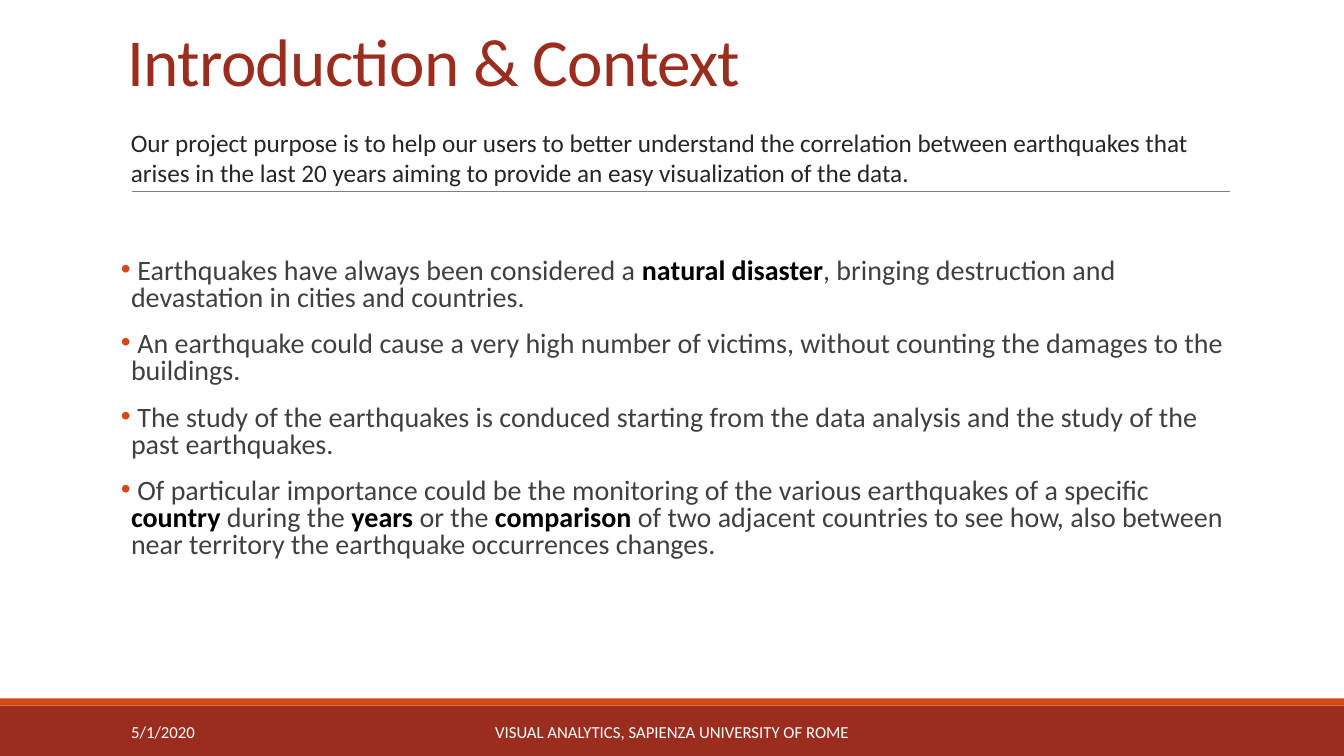
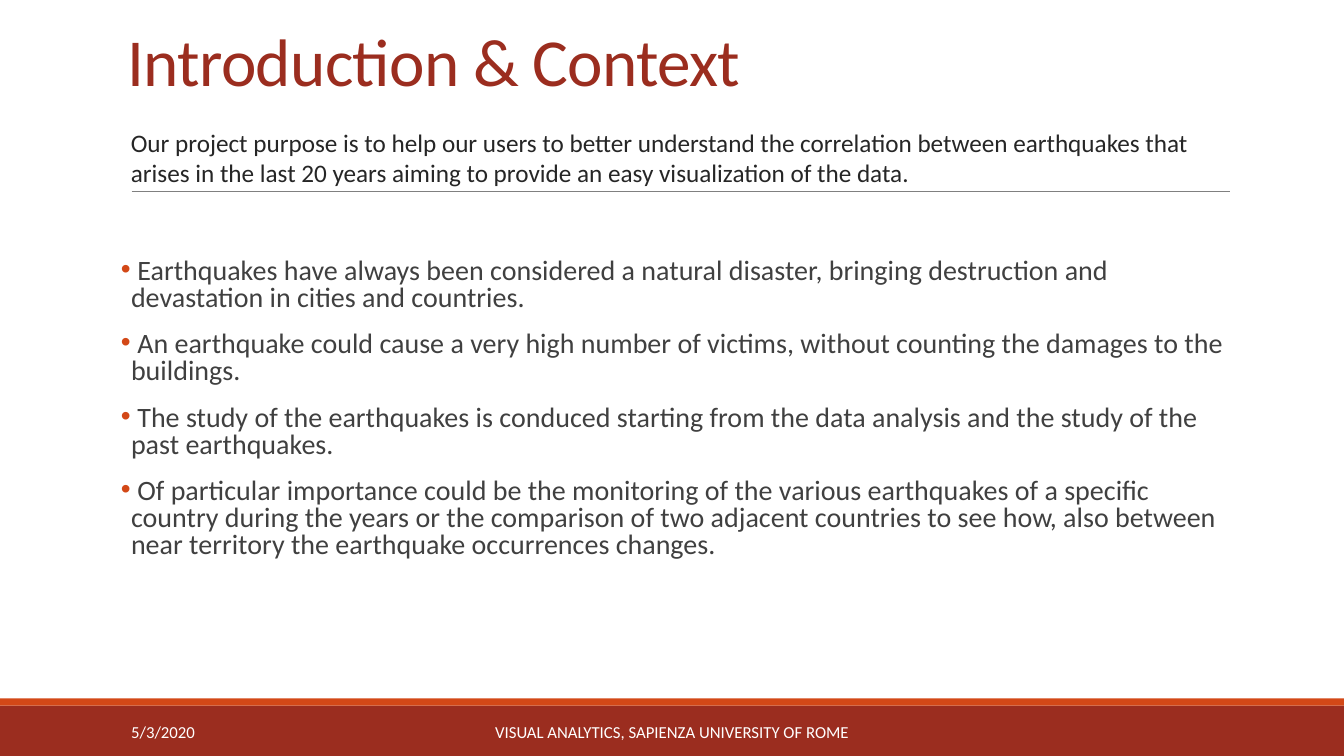
Before and after one commit to michaelcapponi/EarthquakesVA, a slide deck: slide 2 of docs/slides.pptx. Drawn at 1344x756 pixels with LibreOffice and Linux fonts; fonts in the diff are those of the drawing. Boxes give left, top, right and bottom in pixels: in the first picture for what was removed or moved away, otherwise in the second. Text is boxed around its words. In the diff, an @@ line names an element or a change of style, - is before the commit and + after.

```diff
--- a/docs/slides.pptx
+++ b/docs/slides.pptx
@@ text at (131,260,1215,559): text colour #000000 to #404040, bold off in "natural disaster,", "country years comparison" @@
@@ text at (131,726,195,739): text changed @@
-5/1/2020
+5/3/2020
```
Also in this commit, not shown: 9 other slides changed, 4 other files.
